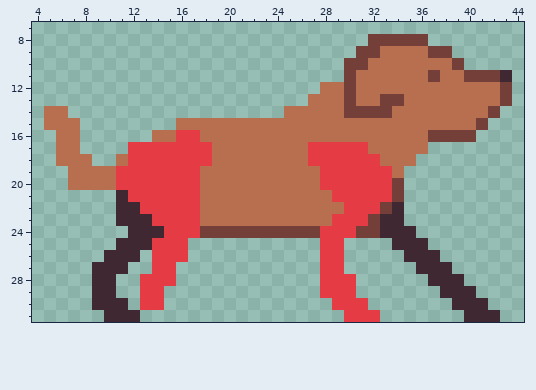
Pixel-art sprite, stored at sprites/wally/walk_4.png. The first picture shows the starting point.
The file is 48x32 pixels. Shown: x 4..44, y 7..31.
The result:
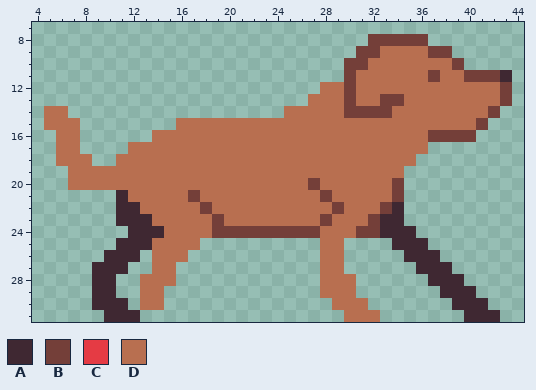
Palette (. is transparent): A #3f2832  B #743f39  C #e53b44  D #b86f50
Changes in this commit:
{"y":16,"x":16,"old":"CC","new":"DD"}
{"y":17,"x":12,"old":"CCCCCCC","new":"DDDDDDD"}
{"y":17,"x":27,"old":"CCCCC","new":"DDDDD"}
{"y":18,"x":12,"old":"CCCCCCC","new":"DDDDDDD"}
{"y":18,"x":27,"old":"CCCCCC","new":"DDDDDD"}
{"y":19,"x":11,"old":"CCCCCCC","new":"DDDDDDD"}
{"y":19,"x":28,"old":"CCCCCC","new":"DDDDDD"}
{"y":20,"x":11,"old":"CCCCCCC","new":"DDDDDDD"}
{"y":20,"x":27,"old":"DCCCCCC","new":"BDDDDDD"}
{"y":21,"x":12,"old":"CCCCCC","new":"DDDDDB"}
{"y":21,"x":28,"old":"DCCCCC","new":"BDDDDD"}
{"y":22,"x":13,"old":"CCCCCD","new":"DDDDDB"}
{"y":22,"x":29,"old":"DCCC","new":"BDDD"}
{"y":23,"x":14,"old":"CCCC","new":"DDDD"}
{"y":23,"x":19,"old":"D","new":"B"}
{"y":23,"x":28,"old":"DCCC","new":"BDDD"}
{"y":24,"x":15,"old":"CCCB","new":"DDDD"}
{"y":24,"x":28,"old":"CCC","new":"DDD"}
{"y":25,"x":14,"old":"CCC.","new":"DDDD"}
{"y":25,"x":28,"old":"CC","new":"DD"}
{"y":26,"x":14,"old":"CCC","new":"DDD"}
{"y":26,"x":28,"old":"CC","new":"DD"}
{"y":27,"x":14,"old":"CC","new":"DD"}
{"y":27,"x":28,"old":"CC","new":"DD"}
{"y":28,"x":13,"old":"CCC","new":"DDD"}
{"y":28,"x":28,"old":"CCC","new":"DDD"}
{"y":29,"x":13,"old":"CC","new":"DD"}
{"y":29,"x":28,"old":"CCC","new":"DDD"}
{"y":30,"x":13,"old":"CC","new":"DD"}
{"y":30,"x":29,"old":"CCC","new":"DDD"}
{"y":31,"x":30,"old":"CCC","new":"DDD"}
{"label":"changed","picture_box":[116,130,224,310]}
{"label":"changed","picture_box":[308,142,392,322]}
